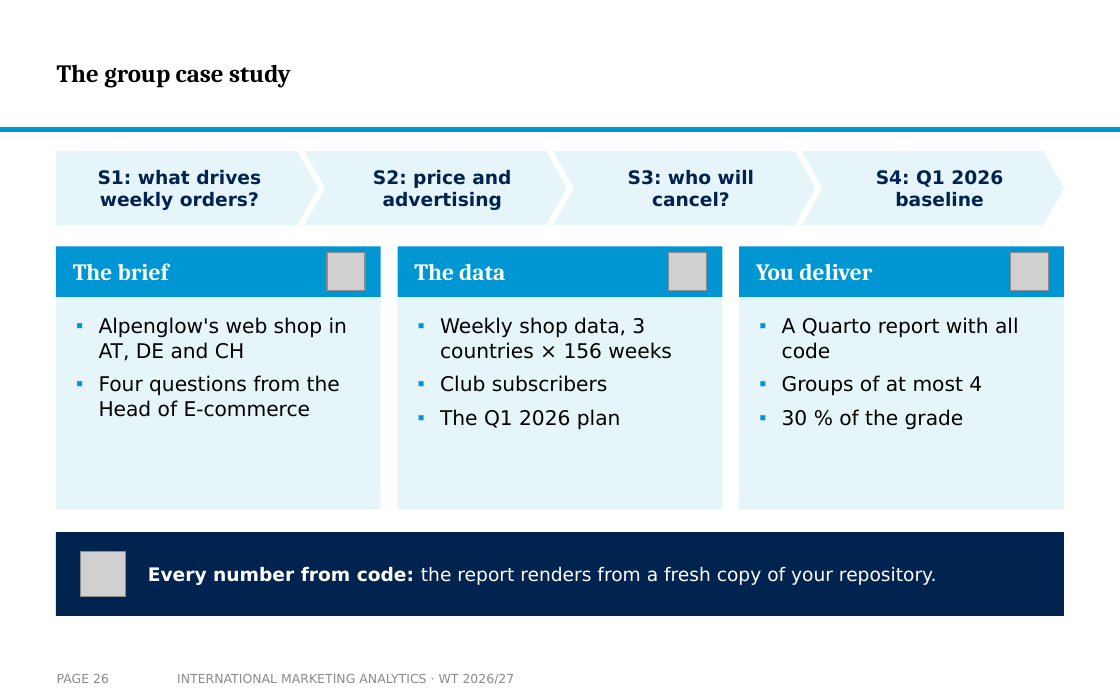
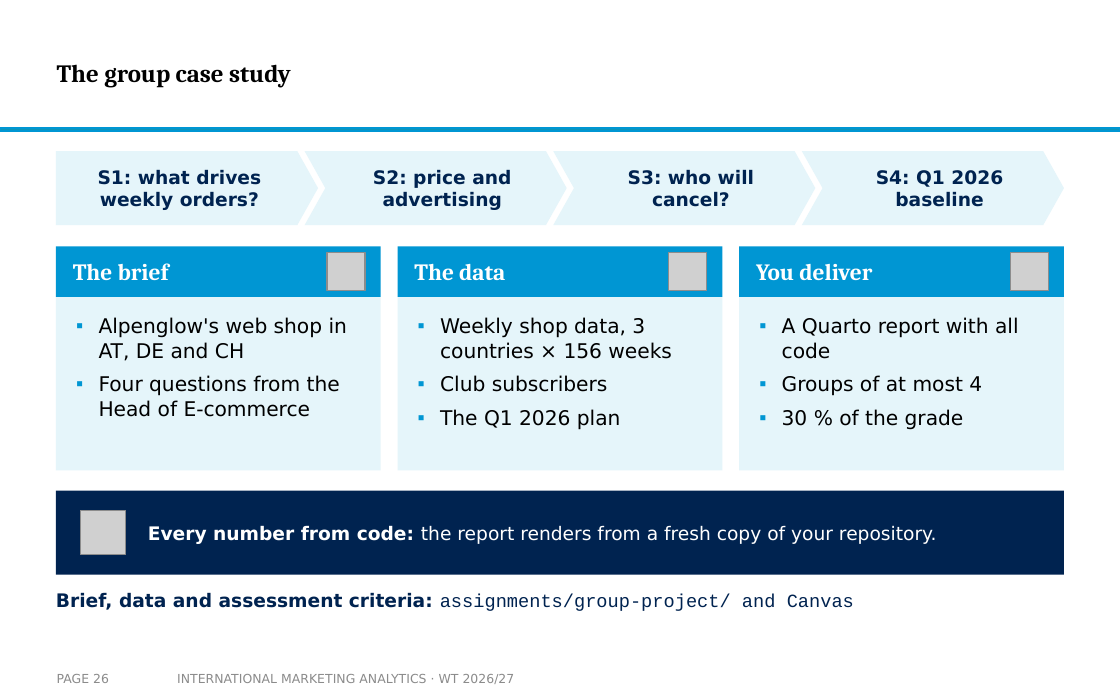
Before and after one commit to arnefloh-wu/International-Marketing-Analytics, a slide deck: slide 26 of slides/02a_intro-to-mmm_WT26-27.pptx. Drawn at 1120x700 pixels with LibreOffice and Linux fonts; fonts in the diff are those of the drawing; grey boxes stand for pictures; background and template pictures are left out. Boxes give left, top, right and bottom in pixels: in the first picture for what was removed or moved away, otherwise in the second. Text is boxed around its words. In the diff, an @@ line names an element or a change of style, - is before the commit and + after.

```diff
--- a/slides/02a_intro-to-mmm_WT26-27.pptx
+++ b/slides/02a_intro-to-mmm_WT26-27.pptx
@@ rectangle: place and size @@
-rectangle at (56,297,381,510)
+rectangle at (56,297,381,470)
@@ rectangle: place and size @@
-rectangle at (398,297,722,510)
+rectangle at (398,297,722,470)
@@ rectangle: place and size @@
-rectangle at (739,297,1064,510)
+rectangle at (739,297,1064,470)
@@ 1 picture, 1 text, 1 rectangle: place and size @@
-1 picture, 1 text, 1 rectangle at (56,532,1064,616)
+1 picture, 1 text, 1 rectangle at (56,491,1064,575)
@@ text added at (56,592,854,611), 12 pt, text #002350 @@
+Brief, data and assessment criteria: assignments/group-project/ and Canvas
```
Also in this commit, not shown: 3 other slides changed, 3 other files.
